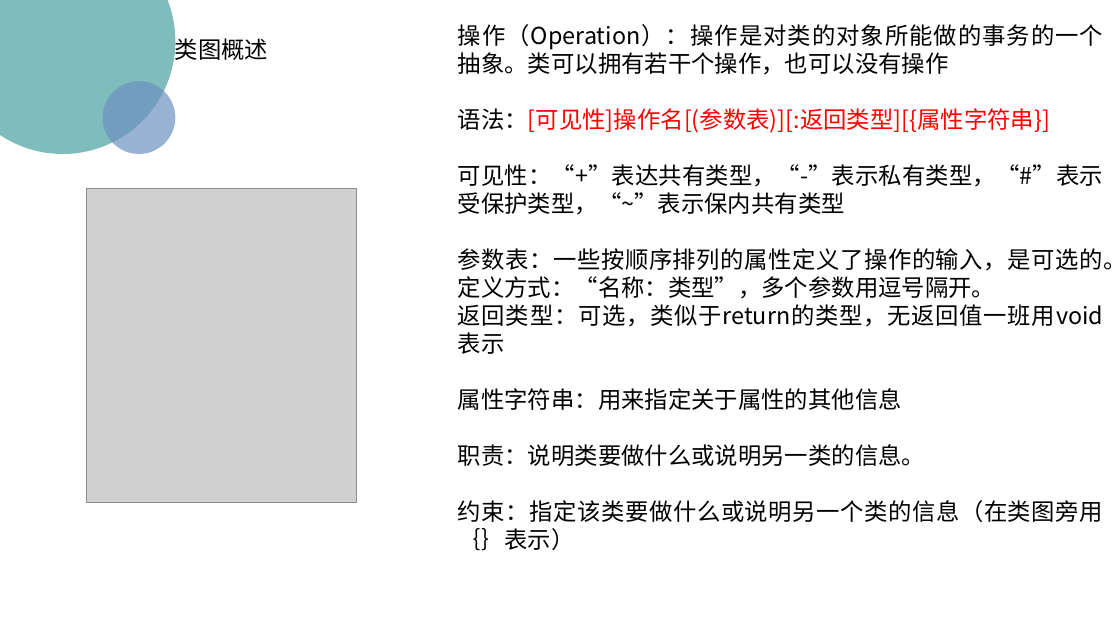
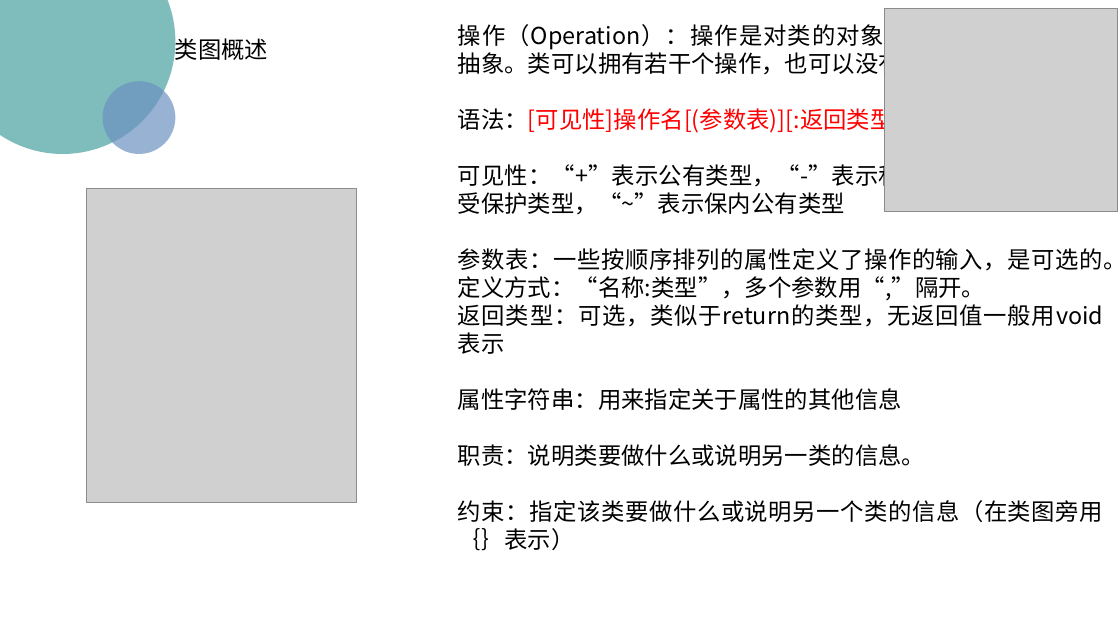
Before and after one commit to wyrda6/PRD2018-G17, a slide deck: slide 8 of 非受控文档/翻转课堂/UML基础1.pptx. Drawn at 1120x630 pixels with LibreOffice and Linux fonts; fonts in the diff are those of the drawing; grey boxes stand for pictures; background and template pictures are left out. Boxes give left, top, right and bottom in pixels: in the first picture for what was removed or moved away, otherwise in the second. Text is boxed around its words. In the diff, an @@ line names an element or a change of style, - is before the commit and + after.

```diff
--- a/非受控文档/翻转课堂/UML基础1.pptx
+++ b/非受控文档/翻转课堂/UML基础1.pptx
@@ picture added at box(885, 8, 1118, 212) @@
@@ text at box(458, 160, 1120, 327): text changed @@
-可见性：“+”表达共有类型，“-”表示私有类型，“#”表示受保护类型，“~”表示保内共有类型
-参数表：一些按顺序排列的属性定义了操作的输入，是可选的。定义方式：“名称：类型”，多个参数用逗号隔开。
-返回类型：可选，类似于return的类型，无返回值一班用void表示
+可见性：“+”表示公有类型，“-”表示私有类型，“#”表示受保护类型，“~”表示保内公有类型
+参数表：一些按顺序排列的属性定义了操作的输入，是可选的。定义方式：“名称:类型”，多个参数用“,”隔开。
+返回类型：可选，类似于return的类型，无返回值一般用void表示
```
Also in this commit, not shown: 53 other slides changed.
